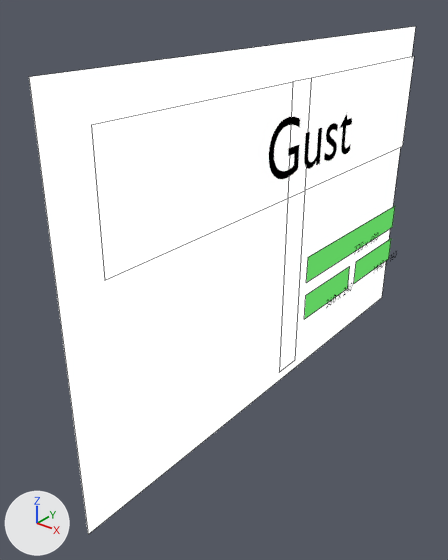
One commit to the Blender file Gust/Assets/Main Screen/Gust Home Screen (Blneder)/Gust Home Screen_002.blend: the scene before it, then after it.
Both versions are drawn from a 50 mm lens placed at (21.1, -32.5, 15.3), pointed at (-1.8, -3.8, -2.5). The lights are fixed; the arrows at lower left show +X, +Y and +Z. Mesh edges are drawn as thin lines on the coarser meshes. The same objects are shown in both versions, whatever each file hides.

In view in the first picture: '1440 x 960', '360 x 240', '720 x 480', 'Plane.006', 'Plane.009', 'Text.009'.
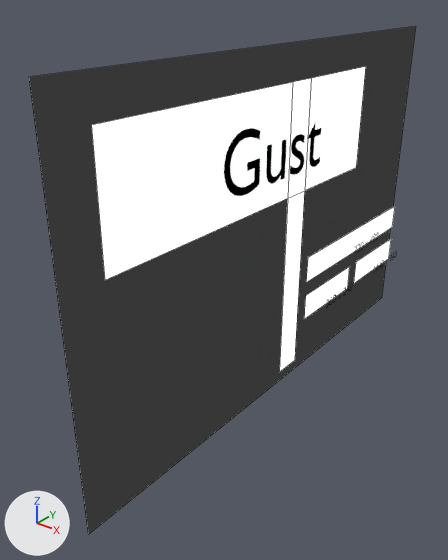
Pixel boxes (x1, y1, x2, y2) of what changed, in the pictures (448 x 560 px; the box of a moved part takes in the faces that stretch with it):
'Plane.006', recoloured (white to black)
    both: (29, 26, 416, 534)
'Plane.009', reshaped (15% narrower)
    before: (92, 56, 414, 372)
    after: (92, 67, 366, 372)
'720 x 480', recoloured (green to white)
    both: (306, 206, 395, 283)
'360 x 240', recoloured (green to white)
    both: (304, 266, 350, 319)
'1440 x 960', recoloured (green to white)
    both: (354, 239, 391, 283)
part 1 of me_plane_006, moved or reshaped
    before: (305, 56, 414, 190)
    after: (305, 67, 366, 190)

The change, as a diff of the scene's bpy script:
```diff
--- a/Gust/Assets/Main Screen/Gust Home Screen (Blneder)/Gust Home Screen_002.blend.py
+++ b/Gust/Assets/Main Screen/Gust Home Screen (Blneder)/Gust Home Screen_002.blend.py
@@ me_plane_016 @@
 me_plane_016.from_pydata(...)  # 4 vertices, 1 face; spans x -6.3..21.7, y -2.0..2.0, z 0.0
-me_plane_016.materials.append(mat_green)
+me_plane_016.materials.append(mat_white)
@@ me_plane_007 @@
 me_plane_007.from_pydata(...)  # 4 vertices, 1 face; spans x -6.38..6.62, y -2.0..1.97, z 0.0
-me_plane_007.materials.append(mat_green)
+me_plane_007.materials.append(mat_white)
@@ me_plane_012 @@
 me_plane_012.from_pydata(...)  # 4 vertices, 1 face; spans x -6.38..6.62, y -2.0..1.97, z 0.0
-me_plane_012.materials.append(mat_green)
+me_plane_012.materials.append(mat_white)
@@ me_plane_005 @@
 me_plane_005.from_pydata(...)  # 4 vertices, 1 face; spans x -13.8..58.0, y -46.0..2.0, z 0.0
-me_plane_005.materials.append(mat_white)
+me_plane_005.materials.append(mat_dark_grey)
@@ me_plane_006 @@
 me_plane_006.from_pydata(...)  # 10 vertices, 4 faces; spans x -32.0..32.0, y -26.4..13.6, z 0.0
 # used by ob_plane_009; location = (1.0, 0.02, 3.2); rotation_euler = (-1.571, -3.143, -1.571), in degrees (-90, -180, -90); scale = (0.5, 0.5, 1.0)
-me_plane_006.vertices[0].co = (32.0, 13.6, 0.0)  # pixel (414, 56)
-me_plane_006.vertices[2].co = (31.9, -0.4, 0.0)  # pixel (402, 146)
+# me_plane_006 part 1
+me_plane_006.vertices[0].co = (16.0, 13.6, 0.0)  # pixel (365, 66)
+me_plane_006.vertices[2].co = (16.0, -0.4, 0.0)  # pixel (356, 167)
 me_plane_006.materials.append(mat_white)
```
